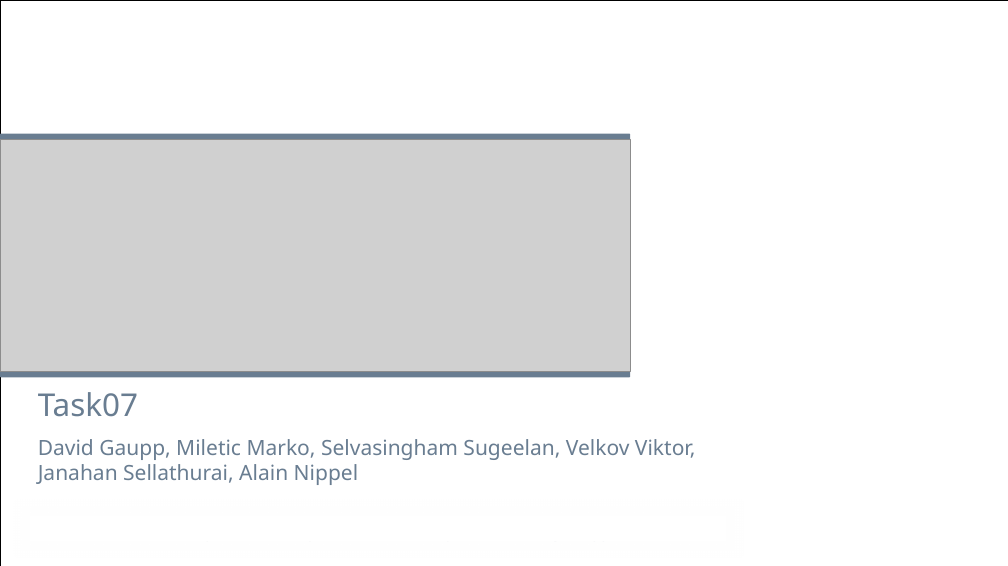
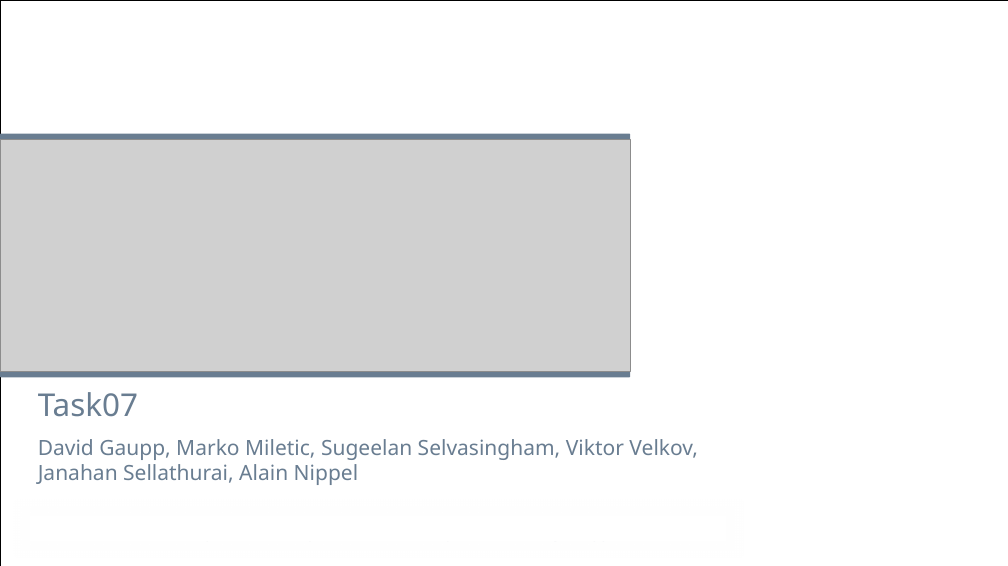
Before and after one commit to selvs1/ePsyDoc, a slide deck: slide 1 of doc/task-07/Task07.pptx. Drawn at 1008x566 pixels with LibreOffice and Linux fonts; fonts in the diff are those of the drawing; grey boxes stand for pictures; background and template pictures are left out. Boxes give left, top, right and bottom in pixels: in the first picture for what was removed or moved away, otherwise in the second. Text is boxed around its words. In the diff, an @@ line names an element or a change of style, - is before the commit and + after.

Commit message:
update

```diff
--- a/doc/task-07/Task07.pptx
+++ b/doc/task-07/Task07.pptx
@@ subtitle at (38, 439, 697, 485): text changed @@
-David Gaupp, Miletic Marko, Selvasingham Sugeelan, Velkov Viktor, Janahan Sellathurai, Alain Nippel
+David Gaupp, Marko Miletic, Sugeelan Selvasingham, Viktor Velkov, Janahan Sellathurai, Alain Nippel
```
Also in this commit, not shown: 3 other slides changed.
